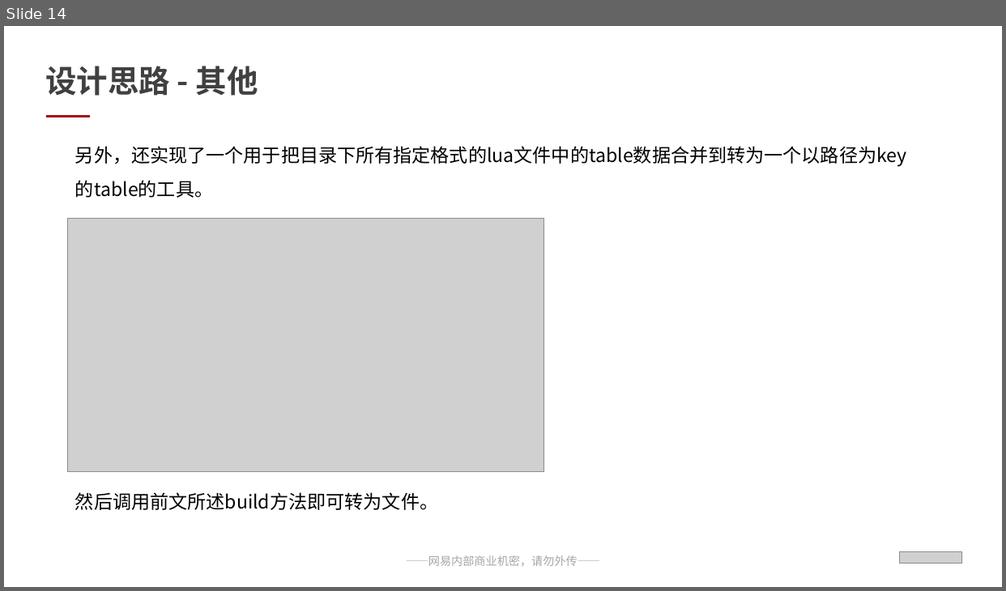
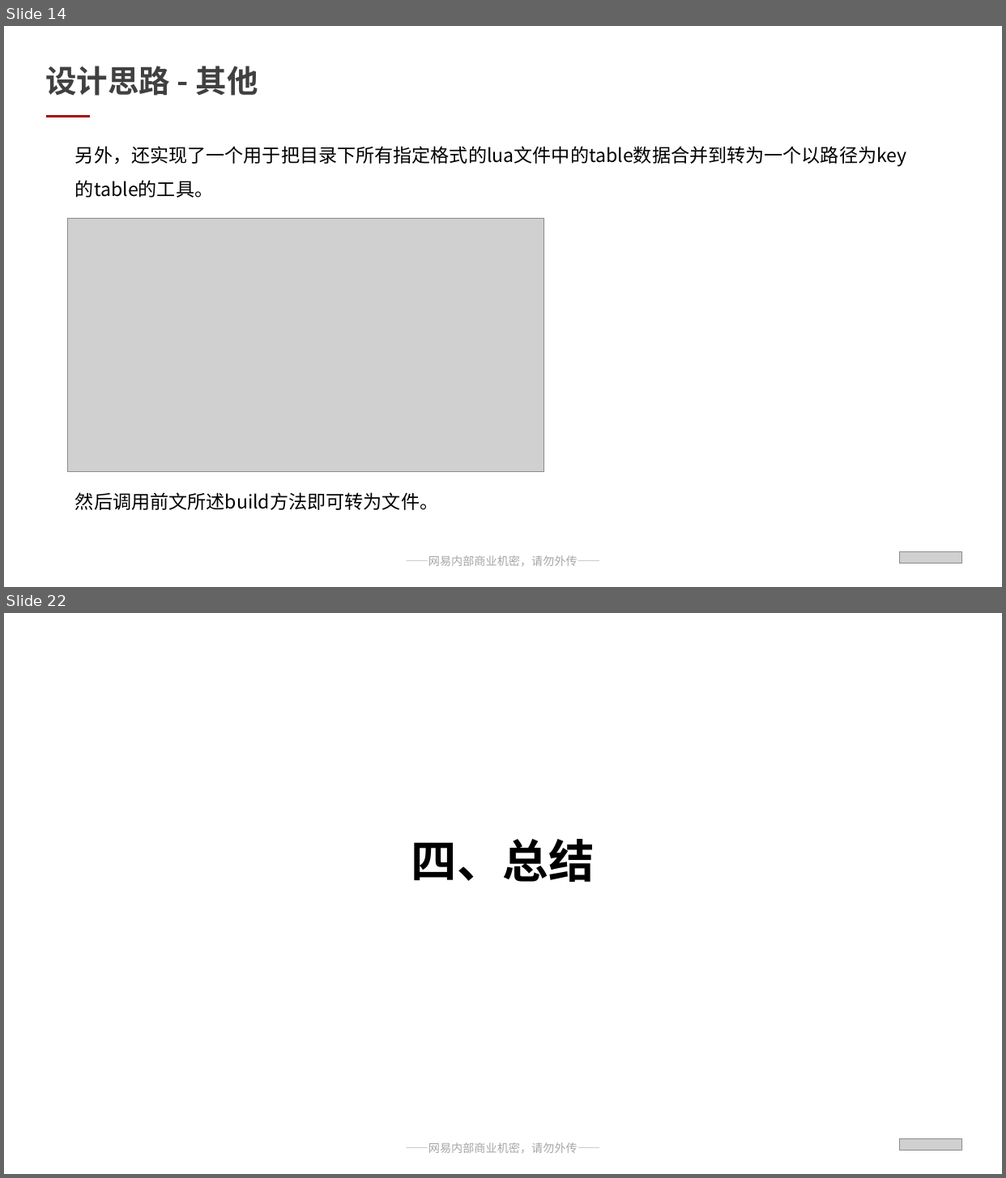
Before and after one commit to qwerbmb/lua_sh, a slide deck: test_speed/汇报ppt_刘淩峰.pptx. Shown one above the other, each under a label of ours: slide 14 before the commit, slides 14 and 22 after it; the slides between them are not shown. The pictures are 1006x591 and 1006x1178 pixels, drawn with LibreOffice and Linux fonts; fonts in the diff are those of the drawing; grey boxes stand for pictures. Boxes give left, top, right and bottom in pixels: in the first picture for what was removed or moved away, otherwise in the second. Text is boxed around its words. In the diff, an @@ line names an element or a change of style, - is before the commit and + after.

```diff
--- a/test_speed/汇报ppt_刘淩峰.pptx
+++ b/test_speed/汇报ppt_刘淩峰.pptx
@@ slide 22 added at (4,613,1002,1174), background #FFFFFF; not listed: 1 template element that a slide beside it also shows @@
@@ text added at (411,839,594,882), 44 pt, text #000000, bold @@
+四、总结
@@ picture added at (899,1139,961,1151) @@
```
Also in this commit, not shown: 8 slides changed, 2 other slides added.
